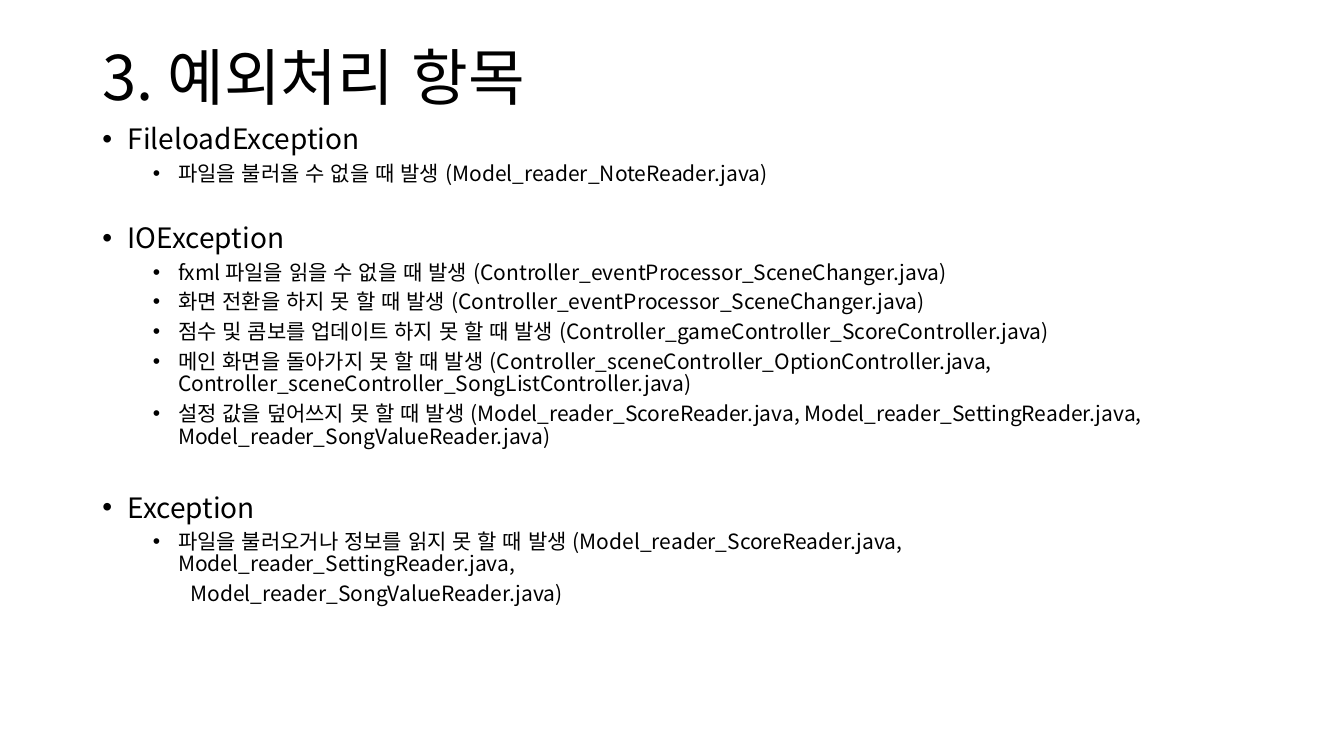
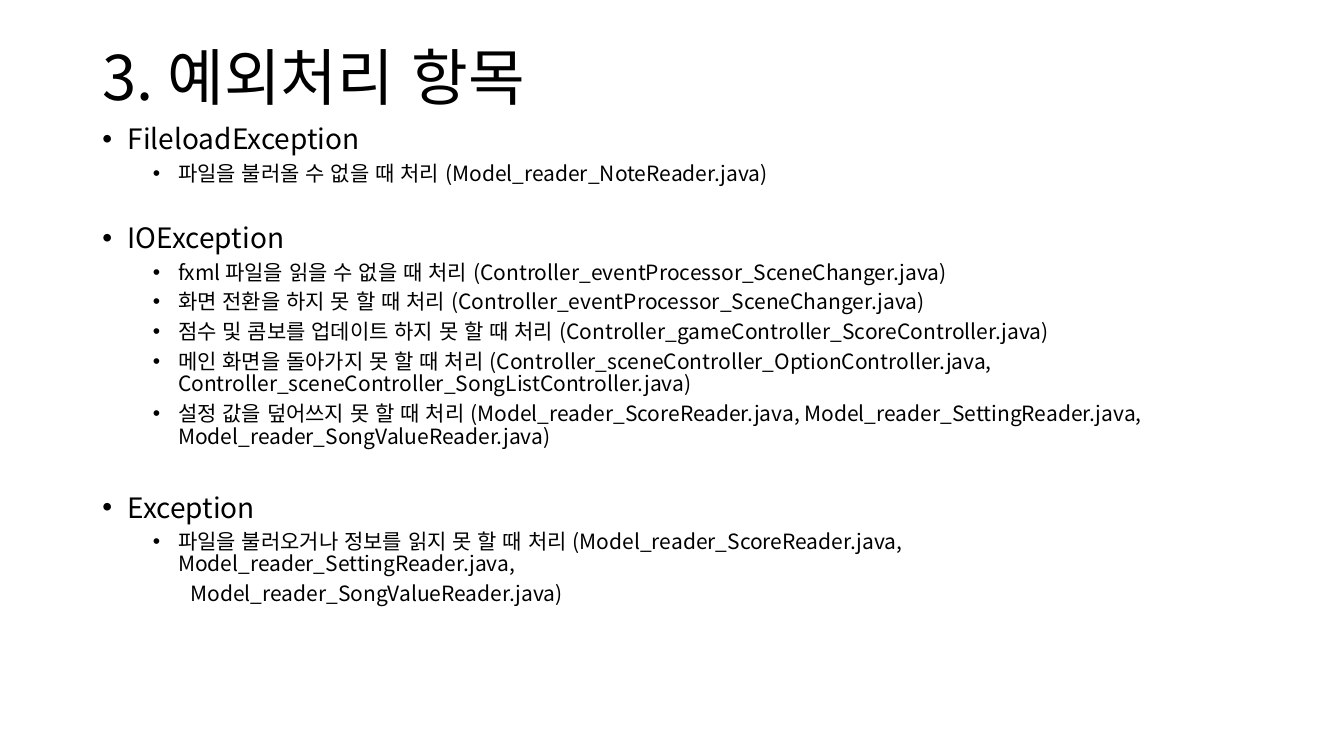
Before and after one commit to PKafka0320/clone-deemo, a slide deck: slide 27 of PSB_Project_report (by Old_Process).pptx. Drawn at 1344x756 pixels with LibreOffice and Linux fonts; fonts in the diff are those of the drawing. Boxes give left, top, right and bottom in pixels: in the first picture for what was removed or moved away, otherwise in the second. Text is boxed around its words. In the diff, an @@ line names an element or a change of style, - is before the commit and + after.

Commit message:
modify report

```diff
--- a/PSB_Project_report (by Old_Process).pptx
+++ b/PSB_Project_report (by Old_Process).pptx
@@ text at box(178, 163, 768, 186): text changed @@
-  • 파일을 불러올 수 없을 때 발생 (Model_reader_NoteReader.java)
+  • 파일을 불러올 수 없을 때 처리 (Model_reader_NoteReader.java)
@@ text at box(178, 262, 1142, 449): text changed @@
-  • fxml 파일을 읽을 수 없을 때 발생 (Controller_eventProcessor_SceneChanger.java)
-  • 화면 전환을 하지 못 할 때 발생 (Controller_eventProcessor_SceneChanger.java)
-  • 점수 및 콤보를 업데이트 하지 못 할 때 발생 (Controller_gameController_ScoreController.java)
-  • 메인 화면을 돌아가지 못 할 때 발생 (Controller_sceneController_OptionController.java, Controller_sceneController_SongListController.java)
-  • 설정 값을 덮어쓰지 못 할 때 발생 (Model_reader_ScoreReader.java, Model_reader_SettingReader.java, Model_reader_SongValueReader.java)
+  • fxml 파일을 읽을 수 없을 때 처리 (Controller_eventProcessor_SceneChanger.java)
+  • 화면 전환을 하지 못 할 때 처리 (Controller_eventProcessor_SceneChanger.java)
+  • 점수 및 콤보를 업데이트 하지 못 할 때 처리 (Controller_gameController_ScoreController.java)
+  • 메인 화면을 돌아가지 못 할 때 처리 (Controller_sceneController_OptionController.java, Controller_sceneController_SongListController.java)
+  • 설정 값을 덮어쓰지 못 할 때 처리 (Model_reader_ScoreReader.java, Model_reader_SettingReader.java, Model_reader_SongValueReader.java)
@@ text at box(178, 531, 902, 577): text changed @@
-  • 파일을 불러오거나 정보를 읽지 못 할 때 발생 (Model_reader_ScoreReader.java, Model_reader_SettingReader.java,
+  • 파일을 불러오거나 정보를 읽지 못 할 때 처리 (Model_reader_ScoreReader.java, Model_reader_SettingReader.java,
```
